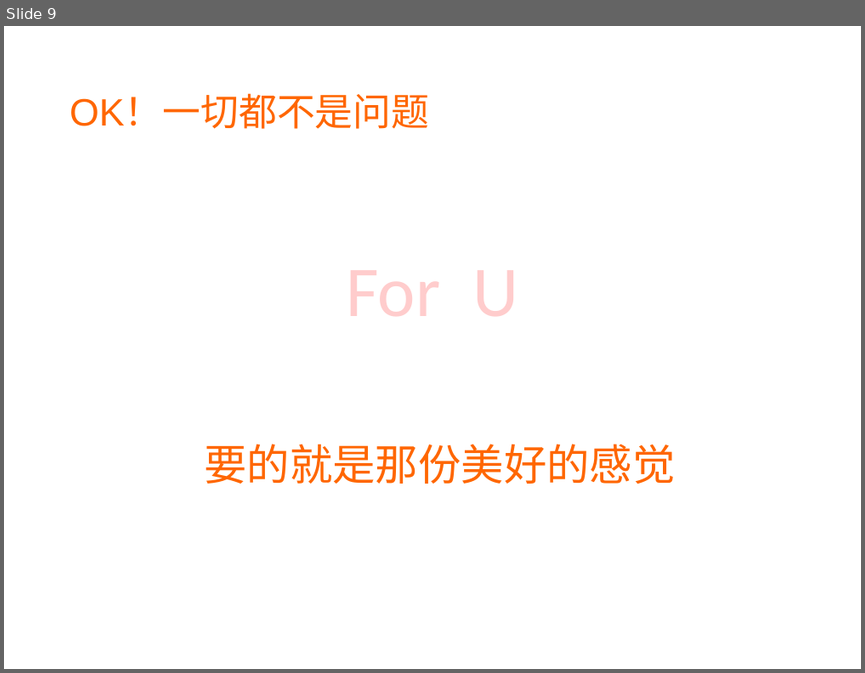
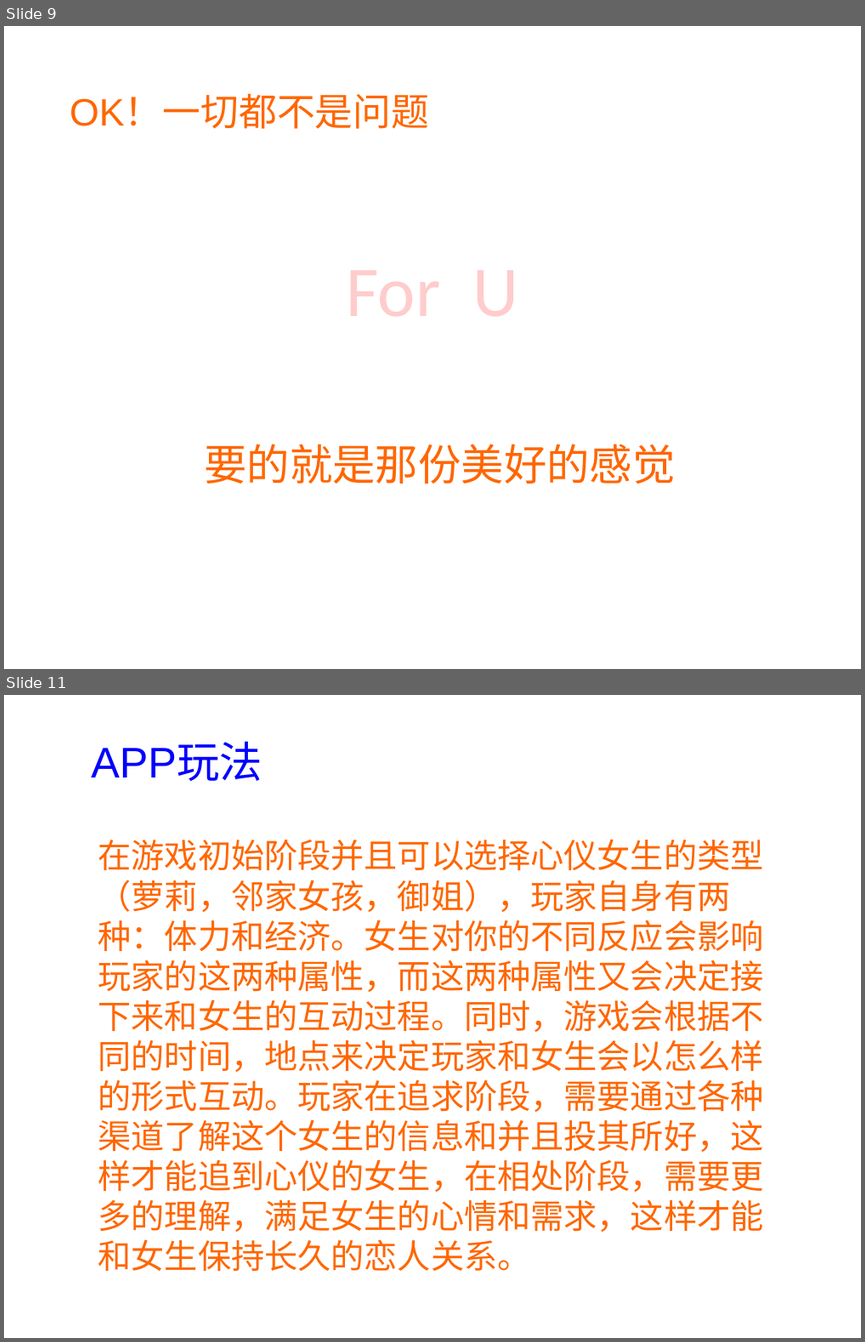
Before and after one commit to sx1989827/teambition, a slide deck: document/商业计划书.ppt. Shown one above the other, each under a label of ours: slide 9 before the commit, slides 9 and 11 after it; the slides between them are not shown. The pictures are 865x673 and 865x1342 pixels, drawn with LibreOffice and Linux fonts; fonts in the diff are those of the drawing. Boxes give left, top, right and bottom in pixels: in the first picture for what was removed or moved away, otherwise in the second. Text is boxed around its words. In the diff, an @@ line names an element or a change of style, - is before the commit and + after.

```diff
--- a/document/商业计划书.ppt
+++ b/document/商业计划书.ppt
@@ slide 11 added at (4,695,861,1338), background #FFFFFF @@
@@ text added at (91,743,262,781), 36 pt, text #0000FF @@
+APP玩法
@@ text added at (98,839,764,1270), 28 pt, text #FF6600 @@
+在游戏初始阶段并且可以选择心仪女生的类型（萝莉，邻家女孩，御姐），玩家自身有两种：体力和经济。女生对你的不同反应会影响玩家的这两种属性，而这两种属性又会决定接下来和女生的互动过程。同时，游戏会根据不同的时间，地点来决定玩家和女生会以怎么样的形式互动。玩家在追求阶段，需要通过各种渠道了解这个女生的信息和并且投其所好，这样才能追到心仪的女生，在相处阶段，需要更多的理解，满足女生的心情和需求，这样才能和女生保持长久的恋人关系。
```
Also in this commit, not shown: 1 slide changed, 10 other slides added.
